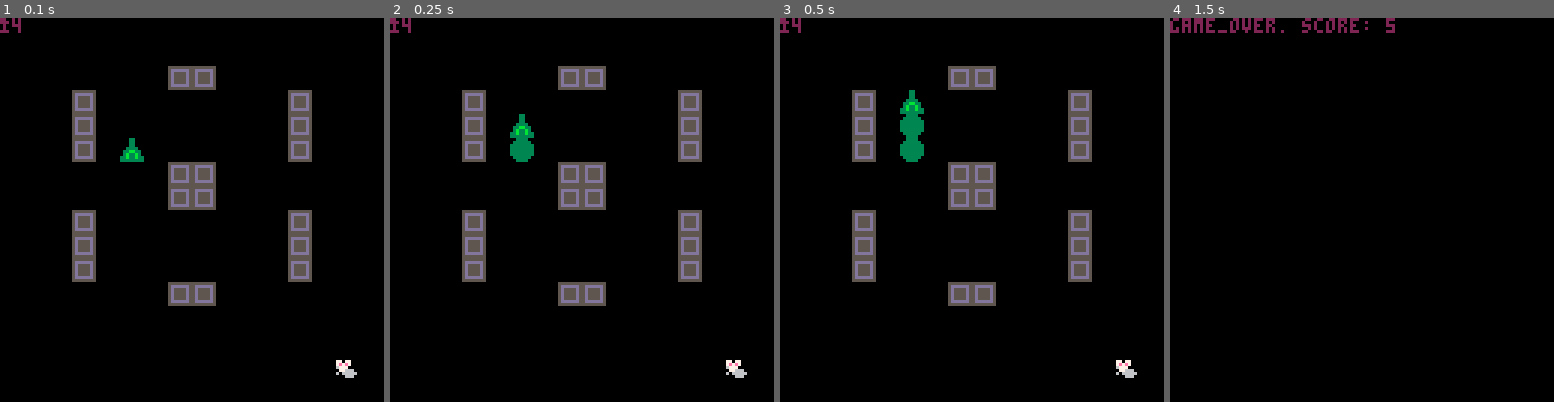
Above: before the commit, frames 1-4 (left to right).
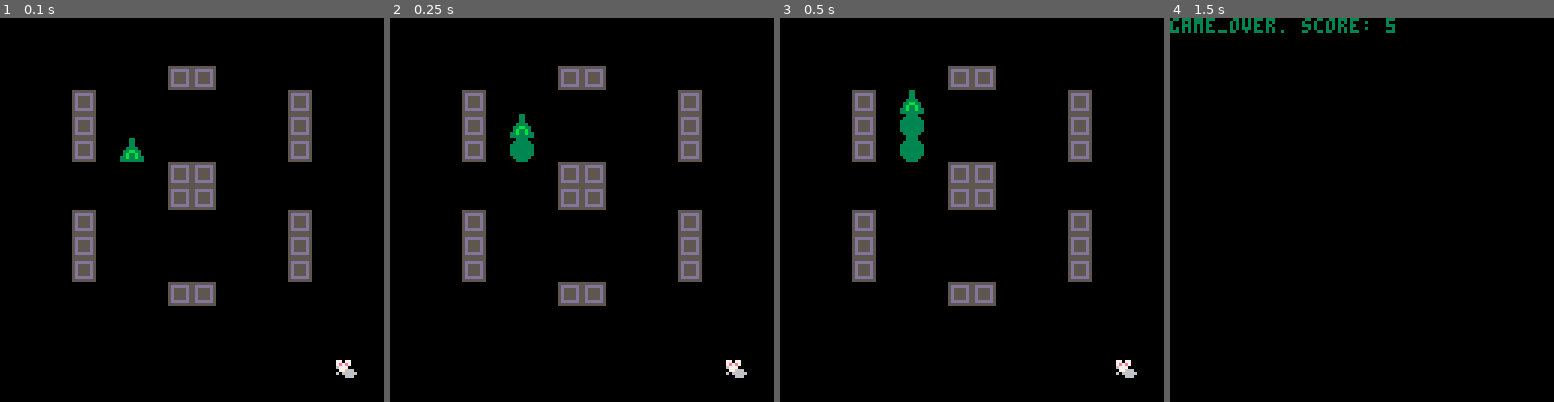
Above: after the commit, the same moments.

Repository: DavidPD/Pico8Games
Game: PICO-8 cartridge w2_snake.p8
Same seed, same stepped clock (60 frames per second), same inputs: the game is played once before the commit and once after it.
Inputs:
- Up to frame 1 (0.1 s): no input
- Up to frame 2 (0.25 s): no input
- Up to frame 3 (0.5 s): no input
- Up to frame 4 (1.5 s): no input

The runs differ from the first frame. In frame 1, 0.1% of the frame differs, in the area x 0-6%, y 0-4%; in frame 2, 0.1%; in frame 3, 0.1%; in frame 4, 0.9%, in the area x 0-59%, y 0-4%.

Commit message:
removed debugging code

Diff:
--- a/w2_snake.p8
+++ b/w2_snake.p8
@@ -71,9 +71,6 @@
       spr(1, s.x * 8, s.y * 8)
     end
   end
-  print(mouse.x, 0, 0, 2)
-  print("^", 0, 0, 2)
-  print(mouse.y, 0, 0, 2)
   spr(2, mouse.x * 8, mouse.y * 8)
 end
 
